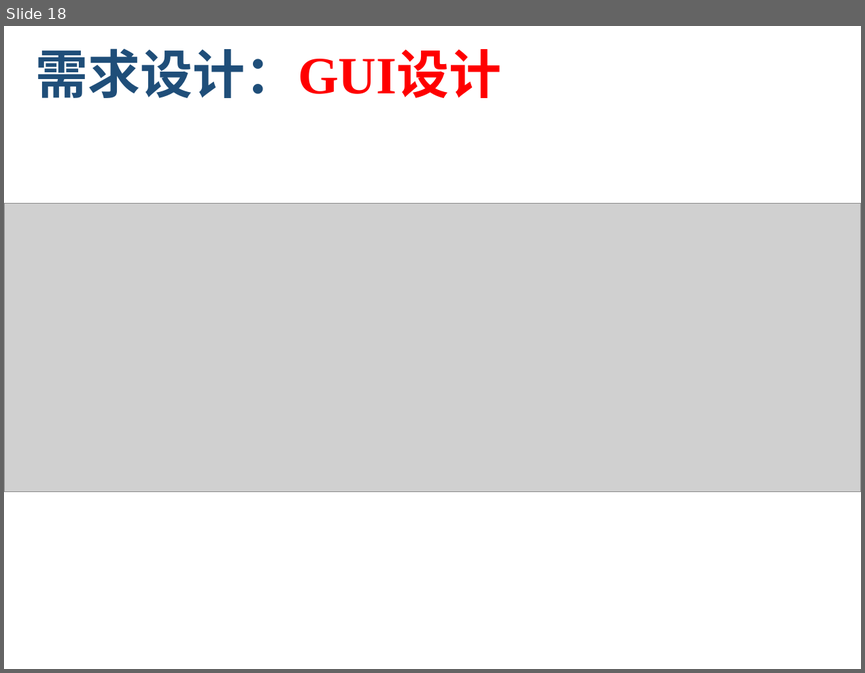
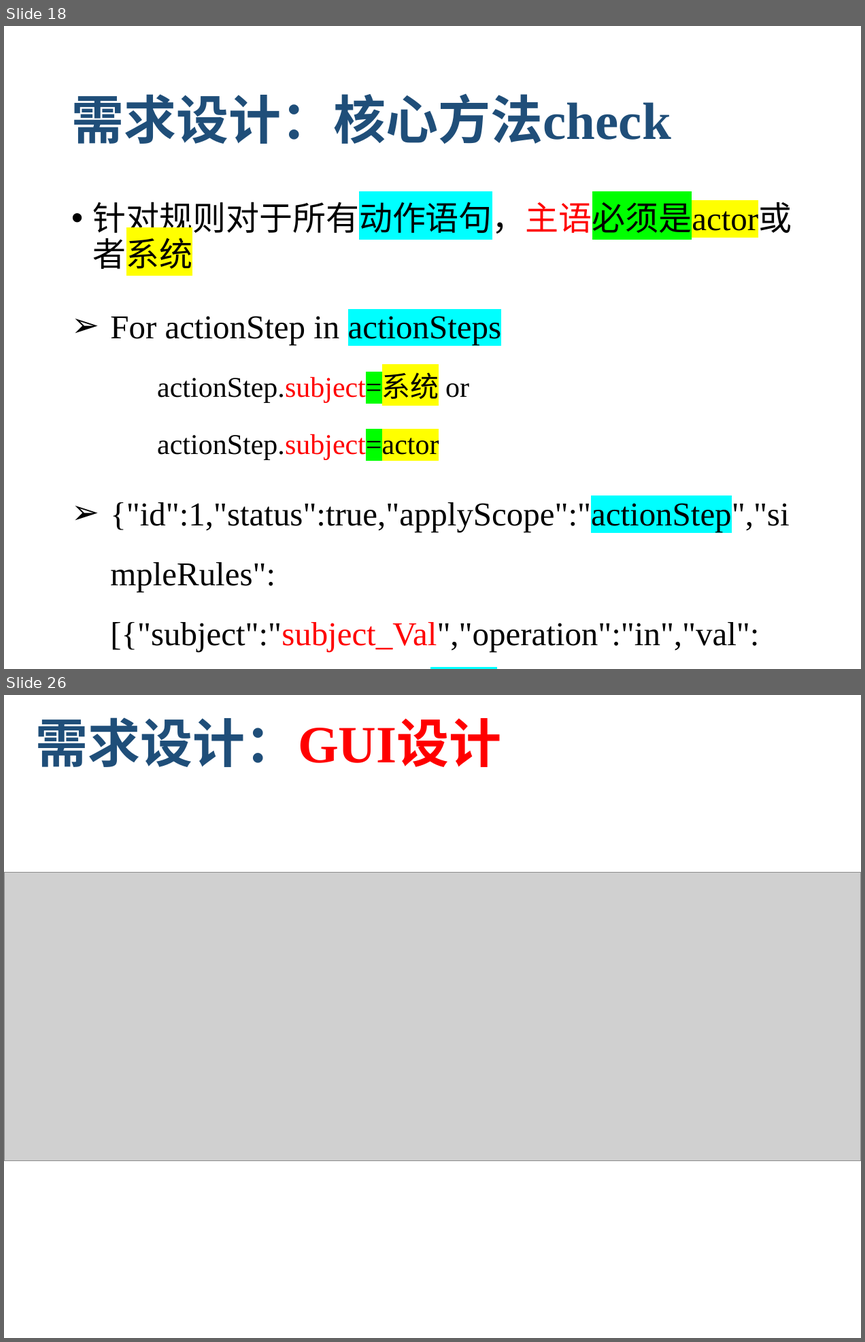
Before and after one commit to zen1995/rucmChecker, a slide deck: finalReport/RUCMChecker_final_report.pptx. Shown one above the other, each under a label of ours: slide 18 before the commit, slides 18 and 26 after it; the slides between them are not shown. The pictures are 865x673 and 865x1342 pixels, drawn with LibreOffice and Linux fonts; fonts in the diff are those of the drawing; grey boxes stand for pictures; background and template pictures are left out. Boxes give left, top, right and bottom in pixels: in the first picture for what was removed or moved away, otherwise in the second. Text is boxed around its words. In the diff, an @@ line names an element or a change of style, - is before the commit and + after.

```diff
--- a/finalReport/RUCMChecker_final_report.pptx
+++ b/finalReport/RUCMChecker_final_report.pptx
@@ slide 18 added at (4, 26, 861, 669), background #FFFFFF @@
@@ title added at (71, 93, 671, 144), 44 pt, text #1F4E79, bold @@
+需求设计：核心方法check
@@ text added at (93, 196, 791, 652), 28 pt, text #000000 @@
+• 针对规则对于所有动作语句，主语必须是actor或者系统
+➢ For actionStep in actionSteps
+    actionStep.subject=系统 or
+    actionStep.subject=actor
+➢ {"id":1,"status":true,"applyScope":"actionStep","simpleRules":[{"subject":"subject_Val","operation":"in","val":["the system","$actor","系统"]}
@@ what was slide 18 is now slide 26 @@
```
Also in this commit, not shown: 2 slides changed, 7 other slides added.
